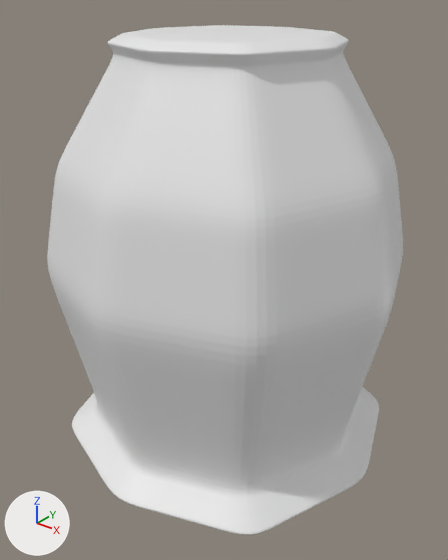
Renders of the Blender file Assets/Resources/Models/urn2.blend from each side of a commit.
The view is the same before and after, from a 50 mm lens placed at (2.71, -3.45, 1.93), pointed at (0.03, -0.1, -0.14). Lighting does not change. The marker at lower left points along +X, +Y and +Z.
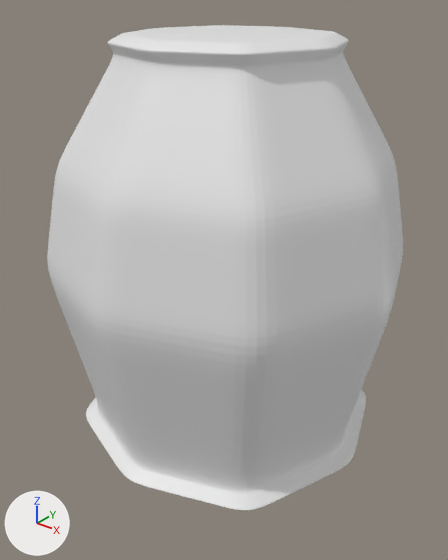
Commit message: urn update

Location of each change, (x1, y1, x2, y2) in pixels of the pictures (448 x 560 px; the box of a moved part takes in the faces that stretch with it):
'Cube', reshaped: before (47, 25, 403, 534); after (47, 25, 403, 510)
part 1 of me_cube_001, moved or reshaped: before (72, 387, 379, 534); after (86, 389, 366, 510)

Edits to the bpy script that builds the scene:
```text
Change me_cube_001:
    where me_cube_001.from_pydata(...)  # 58 vertices, 56 faces; spans x -1.36..1.36, y -1.36..1.36, z -1.0..1.09
    used by ob_cube; location = (0.0, 0.0, 0.0); scale = (1.0, 1.0, 1.48)
    me_cube_001 part 1: all 9 vertices in x -1.36..1.36, y -1.36..1.36, z -1.0 are scaled about their middle by (0.899, 0.899, 1), then moved by (0.0, 0.0, 0.07)
```
